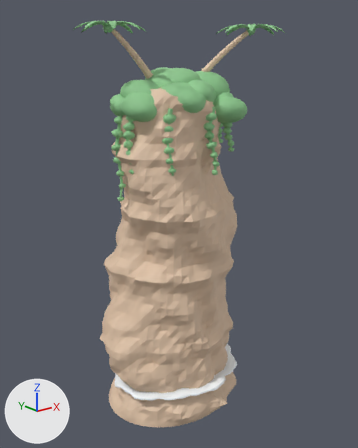
Before and after pictures for a commit that changed the glTF model assets/meshes/SharkBaitSeaStack.glb.
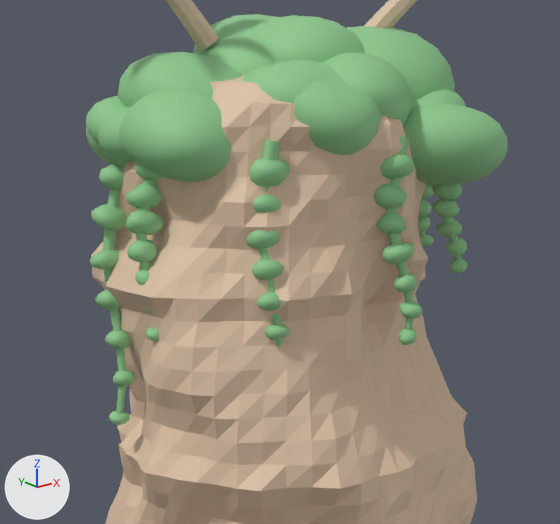
There are two pictures of each version: one whole from a 50 mm lens placed at (-36.8, -48.0, 43.2), pointed at (1.3, -0.3, 24.1), one close up on the part from 23% to 74% of the width and 14% to 52% of the height. Arrows for +X, +Y and +Z are at lower left; the lights stay in place. The last two pictures show the newer version. Vertices at exactly the same position are counted once.

In view in the first close-up: 'Jungle', 'Rock'.
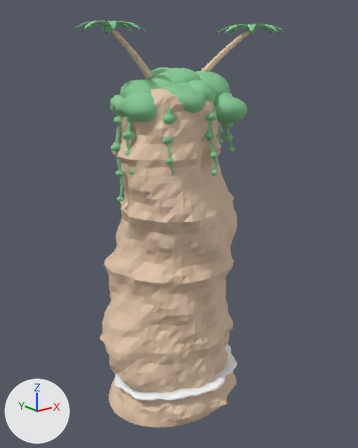
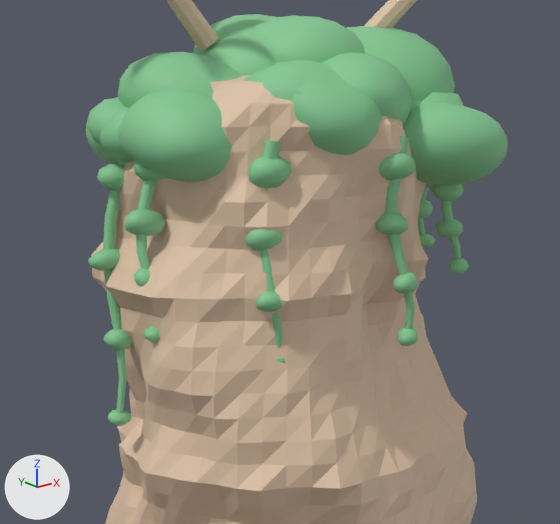
Where the change shows, as pixel boxes [x1, y1, x2, y2] in the close-ups (560 x 524 px):
'Jungle', reshaped: before [86, 14, 508, 425]; after [86, 14, 508, 426]
part 1 of me_jungle, deleted: before [91, 183, 467, 386]
part 2 of me_jungle, cut back (mostly hidden): before [86, 64, 466, 340]; after [88, 169, 402, 340]

What the commit changed:
me_jungle is used by ob_jungle; location (0.0, 0.0, 0.0).
me_jungle had 10152 vertices, 19824 faces and spanned x -10.4..12.5, y -9.0..7.4, z 28.2..48.0.
me_jungle now has 8058 vertices, 15744 faces and spans x -10.4..12.5, y -9.0..7.4, z 28.2..48.0.
me_jungle part 1: 23 loose pieces with 966 vertices, spanning x -7.2..8.7, y -6.8..6.5, z 29.7..38.1, are deleted.
me_jungle part 2: 13 vertices moved from x -7.4..8.6, y -5.9..5.6, z 32.1..40.8 to x -7.4..8.7, y -5.9..5.6, z 32.1..40.8; 1140 vertices removed from x -7.0..7.5, y -6.5..6.3, z 35.8..41.6; 12 vertices added at x 1.0..7.2, y -6.3..5.8, z 35.8..38.9.
Other edits to the shape of me_jungle do not show in these pictures.
